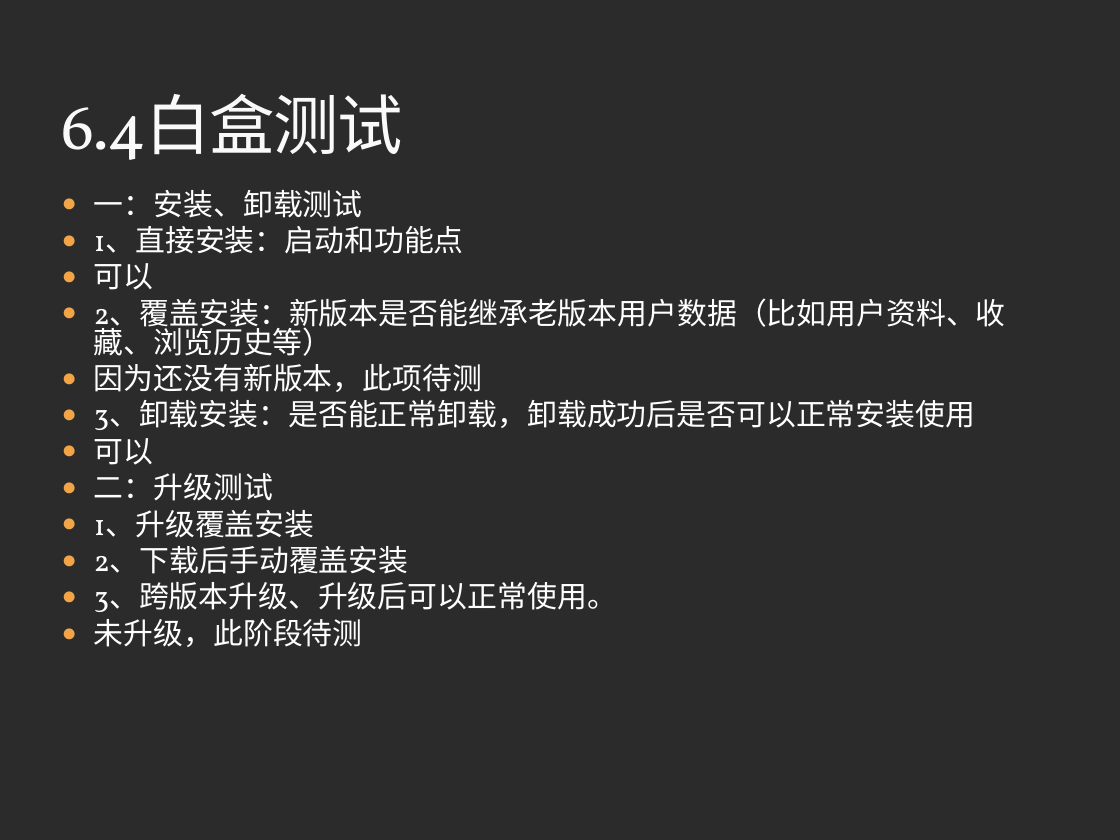
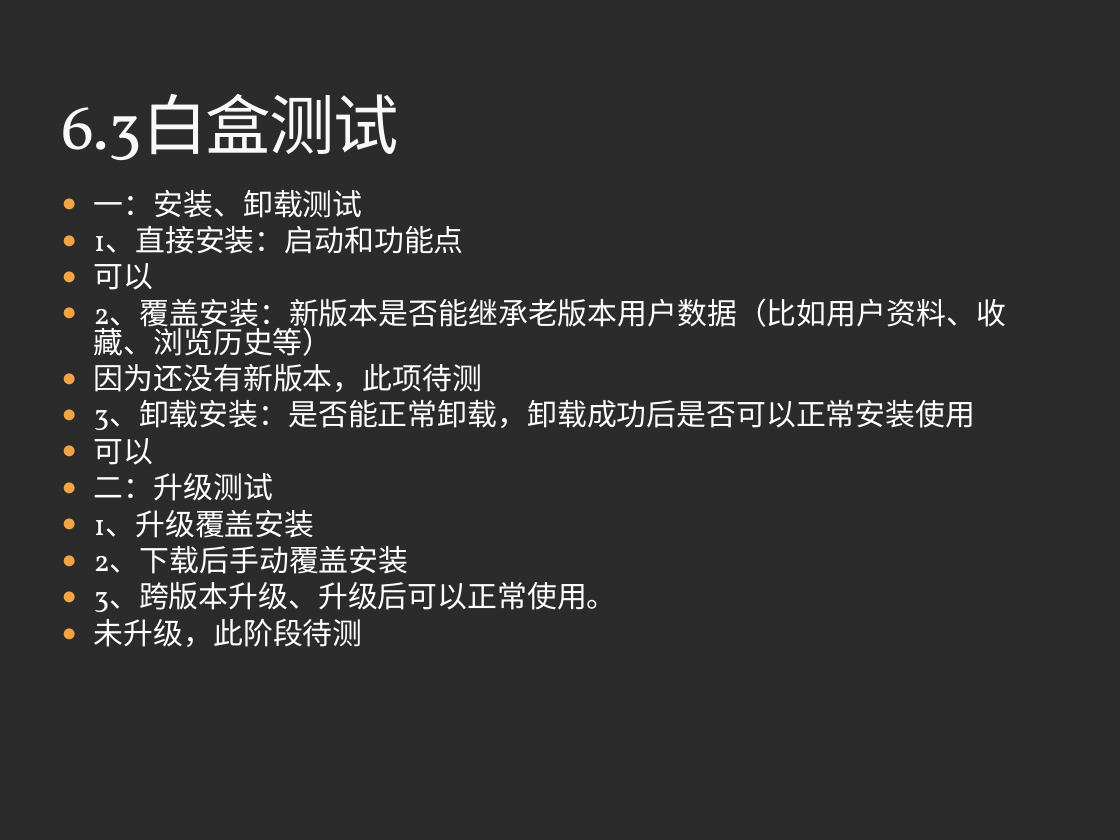
Before and after one commit to 3d-fishing/3D-app, a slide deck: slide 30 of 软件实现.pptx (slide 31 before the commit). Drawn at 1120x840 pixels with LibreOffice and Linux fonts; fonts in the diff are those of the drawing; background and template pictures are left out; a plain dark background stands for a picture behind light text. Boxes give left, top, right and bottom in pixels: in the first picture for what was removed or moved away, otherwise in the second. Text is boxed around its words. In the diff, an @@ line names an element or a change of style, - is before the commit and + after.

```diff
--- a/软件实现.pptx
+++ b/软件实现.pptx
@@ title at bbox=[62, 94, 399, 160]: text changed @@
-6.4白盒测试
+6.3白盒测试
```
Also in this commit, not shown: 2 other slides changed, 1 slide removed, 1 other file.
